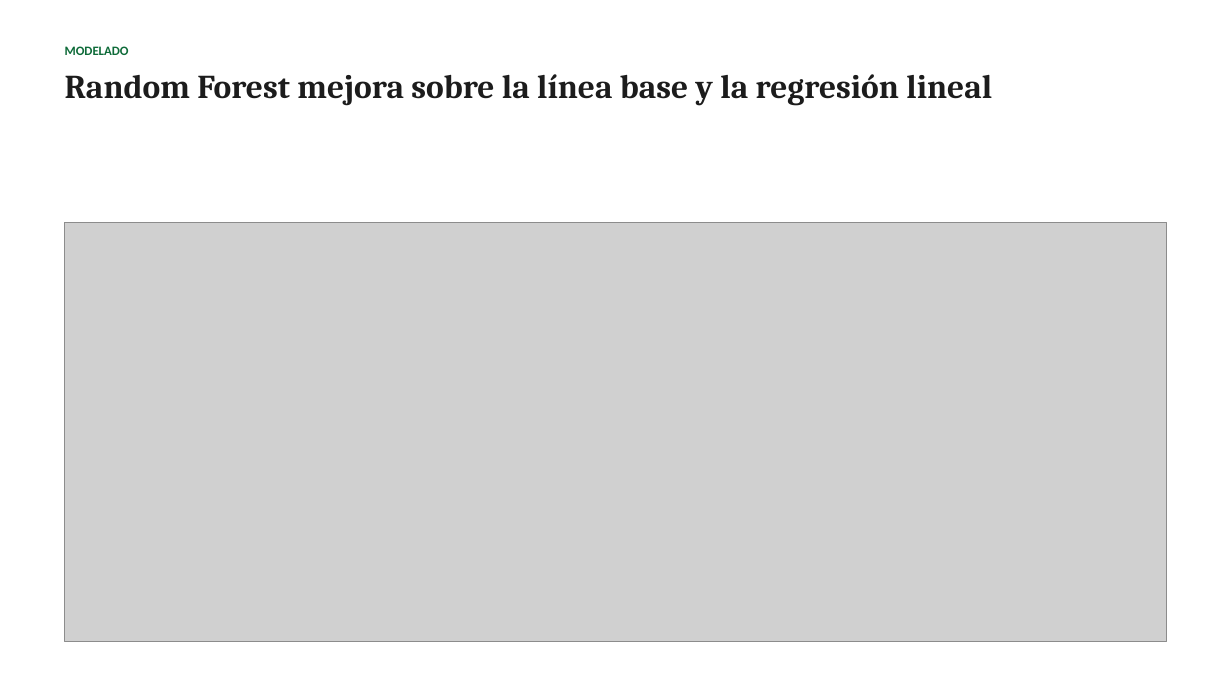
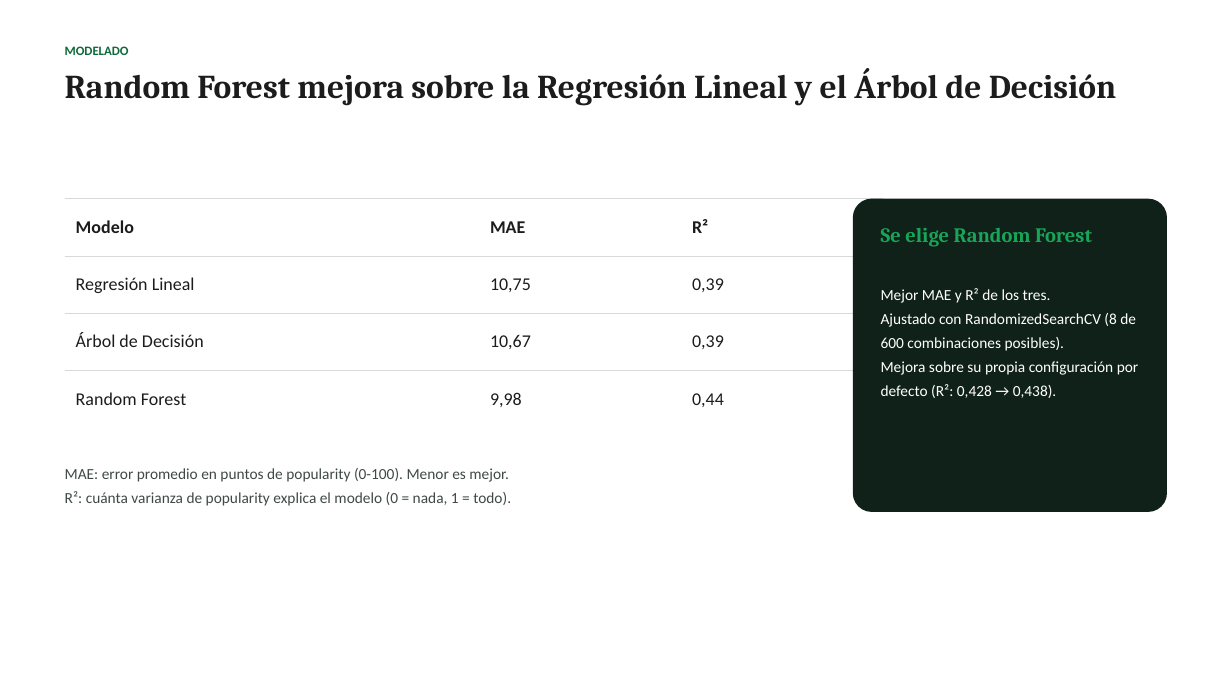
Before and after one commit to Felipe-Ahumada/Spotify-Tracks-Dataset, a slide deck: slide 12 of docs/EP1_Spotify_Presentacion_1.pptx (slide 19 before the commit). Drawn at 1232x693 pixels with LibreOffice and Linux fonts; fonts in the diff are those of the drawing; grey boxes stand for pictures. Boxes give left, top, right and bottom in pixels: in the first picture for what was removed or moved away, otherwise in the second. Text is boxed around its words. In the diff, an @@ line names an element or a change of style, - is before the commit and + after.

Commit message:
Se agrega árbol de decisión + arreglos en presentación e informe

```diff
--- a/docs/EP1_Spotify_Presentacion_1.pptx
+++ b/docs/EP1_Spotify_Presentacion_1.pptx
@@ text at [65,68,1116,105]: text changed @@
-Random Forest mejora sobre la línea base y la regresión lineal
+Random Forest mejora sobre la Regresión Lineal y el Árbol de Decisión
@@ table added at [65,199,884,428], 4 rows, 3 columns @@
+Modelo | MAE | R²
+Regresión Lineal | 10,75 | 0,39
+Árbol de Decisión | 10,67 | 0,39
+Random Forest | 9,98 | 0,44
@@ rounded rectangle added at [853,199,1167,512], fill #0F2118 @@
@@ picture removed at [65,222,1167,641] @@
@@ text added at [881,228,1092,247], 16 pt, text #18A558, bold @@
+Se elige Random Forest
@@ text added at [881,288,1139,398], 12 pt, text #FFFFFF @@
+Mejor MAE y R² de los tres.
+Ajustado con RandomizedSearchCV (8 de 600 combinaciones posibles).
+Mejora sobre su propia configuración por defecto (R²: 0,428 → 0,438).
@@ text added at [65,468,511,506], 12 pt, text #3F4A44 @@
+MAE: error promedio en puntos de popularity (0-100). Menor es mejor.
+R²: cuánta varianza de popularity explica el modelo (0 = nada, 1 = todo).
```
Also in this commit, not shown: 4 other slides changed, 5 slides added, 11 slides removed, 7 other files.
